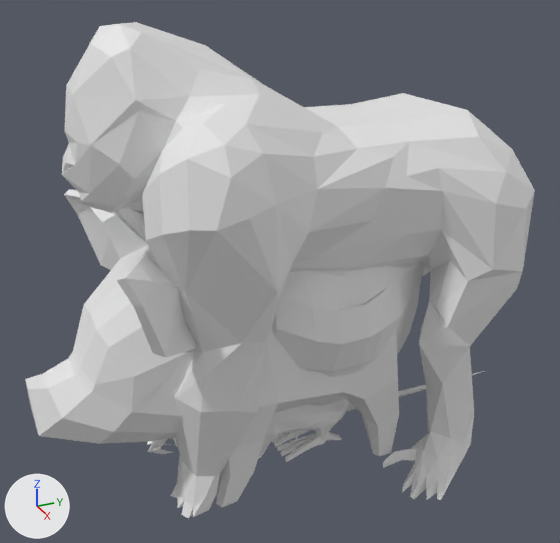
Renders of the OBJ model final_project4/Assets/Mesh/Gorilla/Walk/Gorilla_000026.obj from each side of a commit.
The view is the same before and after, from a 50 mm lens placed at (2.99, -1.37, 2.49), pointed at (-0.02, -0.01, 0.99). The lights are fixed; the arrows at lower left show +X, +Y and +Z. Where no turn or scale is listed for an object, it has been applied to the vertices.

The older version as bpy lines, for what is in view:
```python
me_10664_gorilla_v2 = bpy.data.meshes.new('10664_Gorilla_v2')
me_10664_gorilla_v2.from_pydata(...)  # 485 vertices, 886 faces; spans x -0.7..0.65, y -0.95..1.19, z -0.04..2.14
me_chicken = bpy.data.meshes.new('Chicken')
me_chicken.from_pydata(...)  # 378 vertices, 378 faces, 1 loose edge; spans x -0.48..0.47, y -0.75..0.82, z 0.0..1.69
me_grp1_mesh = bpy.data.meshes.new('grp1_Mesh')
me_grp1_mesh.from_pydata(...)  # 425 vertices, 846 faces; spans x -0.13..0.13, y -0.39..1.27, z 0.0..0.33
me_pig = bpy.data.meshes.new('pig')
me_pig.from_pydata(...)  # 244 vertices, 251 faces; spans x -0.55..0.55, y -1.2..0.7, z -0.01..1.36
ob_10664_gorilla_v2 = bpy.data.objects.new('10664_Gorilla_v2', me_10664_gorilla_v2)
ob_10664_gorilla_v2.location = (0.0, 0.0, 0.0)
ob_chicken = bpy.data.objects.new('Chicken', me_chicken)
ob_chicken.location = (0.0, 0.0, 0.0)
ob_grp1_mesh = bpy.data.objects.new('grp1_Mesh', me_grp1_mesh)
ob_grp1_mesh.location = (0.0, 0.0, 0.0)
ob_pig = bpy.data.objects.new('pig', me_pig)
ob_pig.location = (0.0, 0.0, 0.0)
```
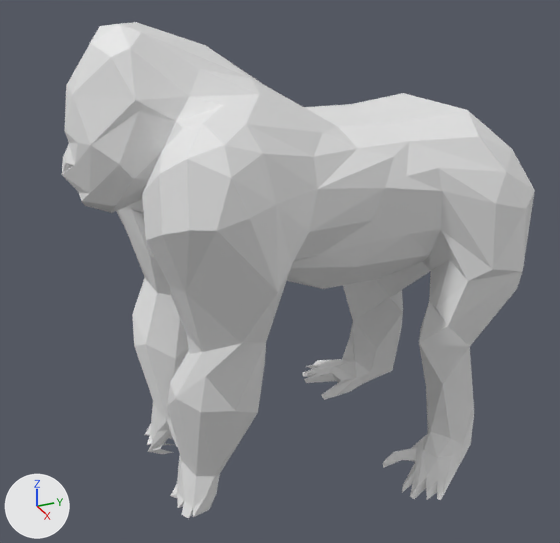
What changed in the scene script:
```text
Remove ob_chicken:
    ob_chicken = bpy.data.objects.new('Chicken', me_chicken)
    ob_chicken.location = (0.0, 0.0, 0.0)
Remove ob_grp1_mesh:
    ob_grp1_mesh = bpy.data.objects.new('grp1_Mesh', me_grp1_mesh)
    ob_grp1_mesh.location = (0.0, 0.0, 0.0)
Remove ob_pig:
    ob_pig = bpy.data.objects.new('pig', me_pig)
    ob_pig.location = (0.0, 0.0, 0.0)
```

Location of each change, (x1, y1, x2, y2) in pixels of the pictures (560 x 543 px):
'pig', deleted
    before: (25, 190, 399, 507)
'Chicken', deleted
    before: (143, 210, 426, 462)
'grp1_Mesh', deleted
    before: (258, 371, 484, 459)
